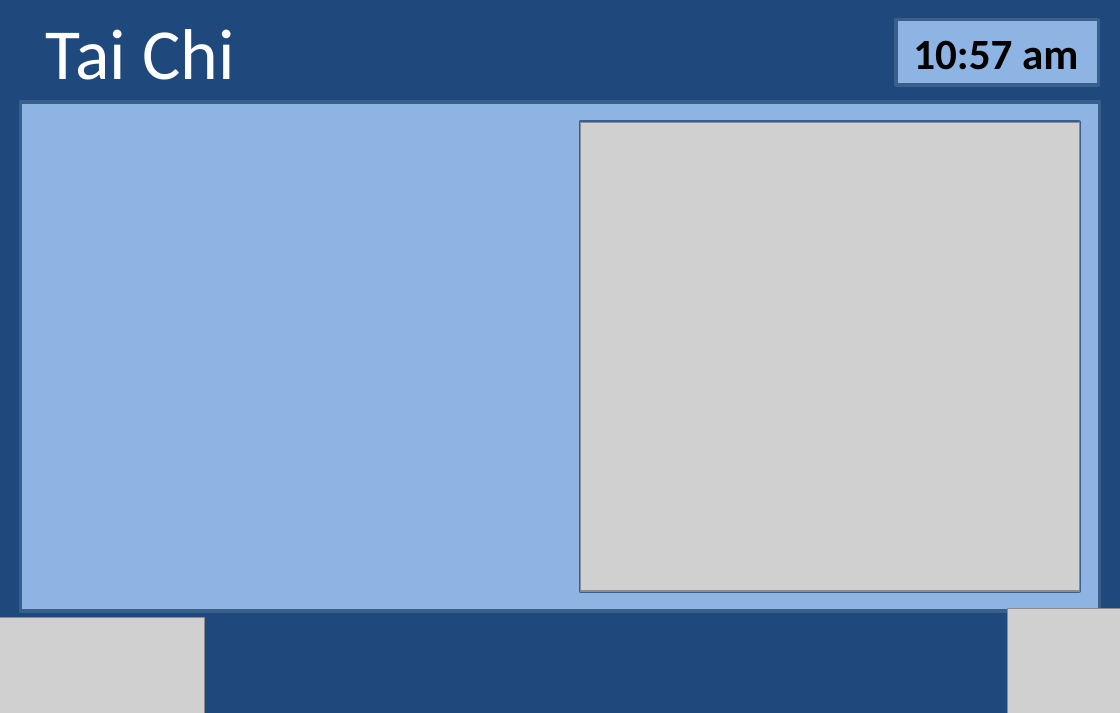
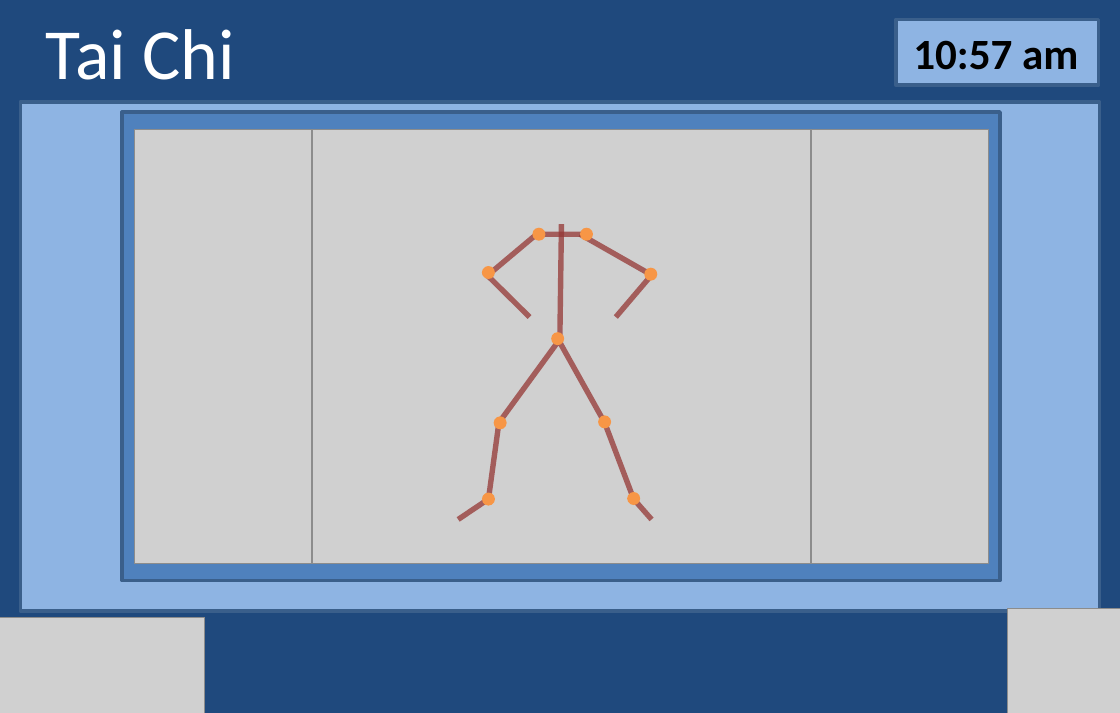
Before and after one commit to Gordo851/Design, a slide deck: slide 4 of story_board.pptx. Drawn at 1120x713 pixels with LibreOffice and Linux fonts; fonts in the diff are those of the drawing; grey boxes stand for pictures. Boxes give left, top, right and bottom in pixels: in the first picture for what was removed or moved away, otherwise in the second. Text is boxed around its words. In the diff, an @@ line names an element or a change of style, - is before the commit and + after.

```diff
--- a/story_board.pptx
+++ b/story_board.pptx
@@ rectangle: place and size @@
-rectangle at [581,122,1080,590]
+rectangle at [123,113,1001,581]
@@ picture added at [135,129,989,564] @@
@@ picture: place and size @@
-picture at [581,122,1080,590]
+picture at [312,129,811,564]
@@ ellipse added at [533,228,546,241], fill #F79646 @@
@@ ellipse added at [581,228,594,241], fill #F79646 @@
@@ ellipse added at [482,266,495,279], fill #F79646 @@
@@ ellipse added at [644,268,657,281], fill #F79646 @@
@@ ellipse added at [551,332,564,345], fill #F79646 @@
@@ group added at [458,224,652,520]: 12 lines @@
@@ ellipse added at [494,416,507,429], fill #F79646 @@
@@ ellipse added at [599,415,612,428], fill #F79646 @@
@@ ellipse added at [482,493,495,506], fill #F79646 @@
@@ ellipse added at [627,491,640,504], fill #F79646 @@
```
Also in this commit, not shown: 4 other slides changed.
